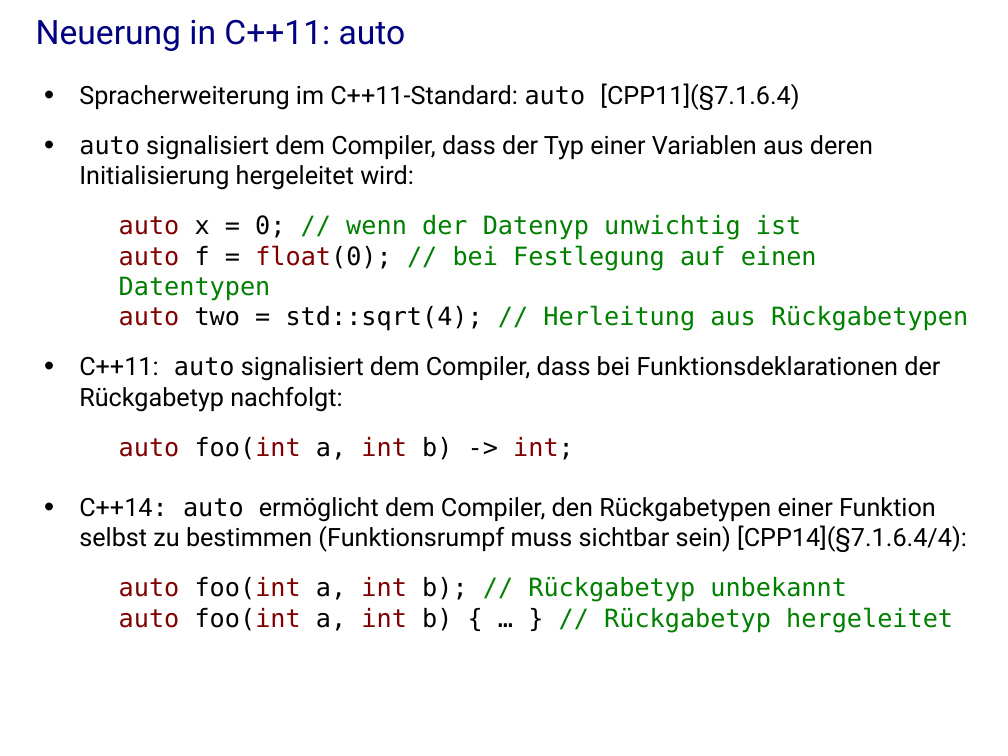
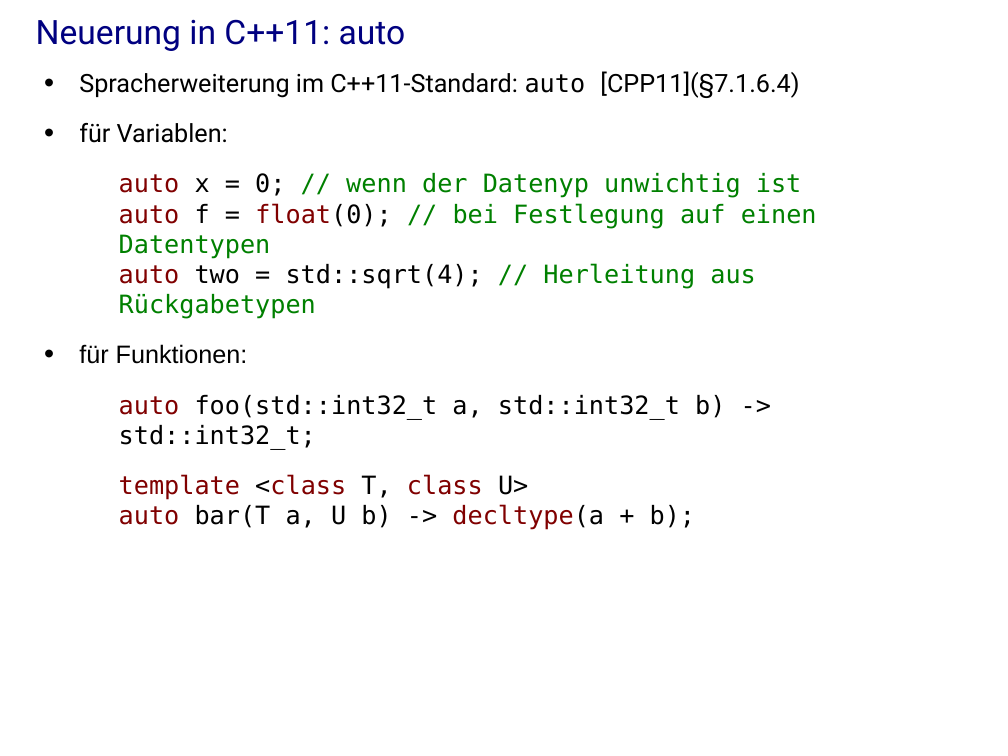
Before and after one commit to j-stephan/hs16, a slide deck: slide 19 of presentation/presentation.odp (slide 31 before the commit). Drawn at 1008x756 pixels with LibreOffice and Linux fonts; fonts in the diff are those of the drawing; background and template pictures are left out. Boxes give left, top, right and bottom in pixels: in the first picture for what was removed or moved away, otherwise in the second. Text is boxed around its words. In the diff, an @@ line names an element or a change of style, - is before the commit and + after.

```diff
--- a/presentation/presentation.odp
+++ b/presentation/presentation.odp
@@ text "Spracherweiterung im C++11-Standard: auto [CPP11](§7.1.6.4)": place and size @@
-text "Spracherweiterung im C++11-Standard: auto [CPP11](§7.1.6.4)" at (79, 83, 968, 633)
+text "Spracherweiterung im C++11-Standard: auto [CPP11](§7.1.6.4)" at (79, 71, 817, 530)
@@ text "Spracherweiterung im C++11-Standard: auto [CPP11](§7.1.6.4)" at (79, 71, 817, 530): vertical alignment top to middle @@
@@ text at (79, 123, 228, 143): text changed @@
-• auto signalisiert dem Compiler, dass der Typ einer Variablen aus deren Initialisierung hergeleitet wird:
+• für Variablen:
@@ text at (79, 344, 725, 530): text changed; font Roboto to DejaVu Sans Mono @@
-• C++11: auto signalisiert dem Compiler, dass bei Funktionsdeklarationen der Rückgabetyp nachfolgt:
-auto foo(int a, int b) -> int;
-• C++14: auto ermöglicht dem Compiler, den Rückgabetypen einer Funktion selbst zu bestimmen (Funktionsrumpf muss sichtbar sein) [CPP14](§7.1.6.4/4):
-auto foo(int a, int b); // Rückgabetyp unbekannt
-auto foo(int a, int b) { … } // Rückgabetyp hergeleitet
+• für Funktionen:
+auto foo(std::int32_t a, std::int32_t b) -> std::int32_t;
+template <class T, class U>
+auto bar(T a, U b) -> decltype(a + b);
```
Also in this commit, not shown: 12 other slides changed, 23 slides added, 15 slides removed, 1 other file.
